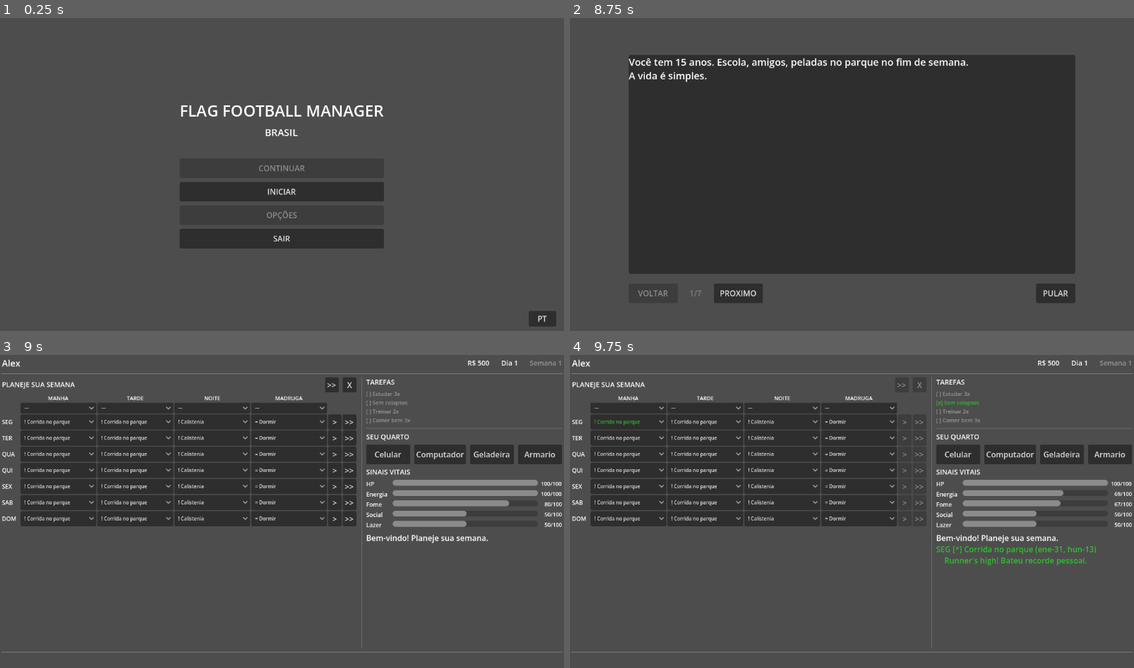
Above: before the commit, frames 1-4 (two rows, left to right).
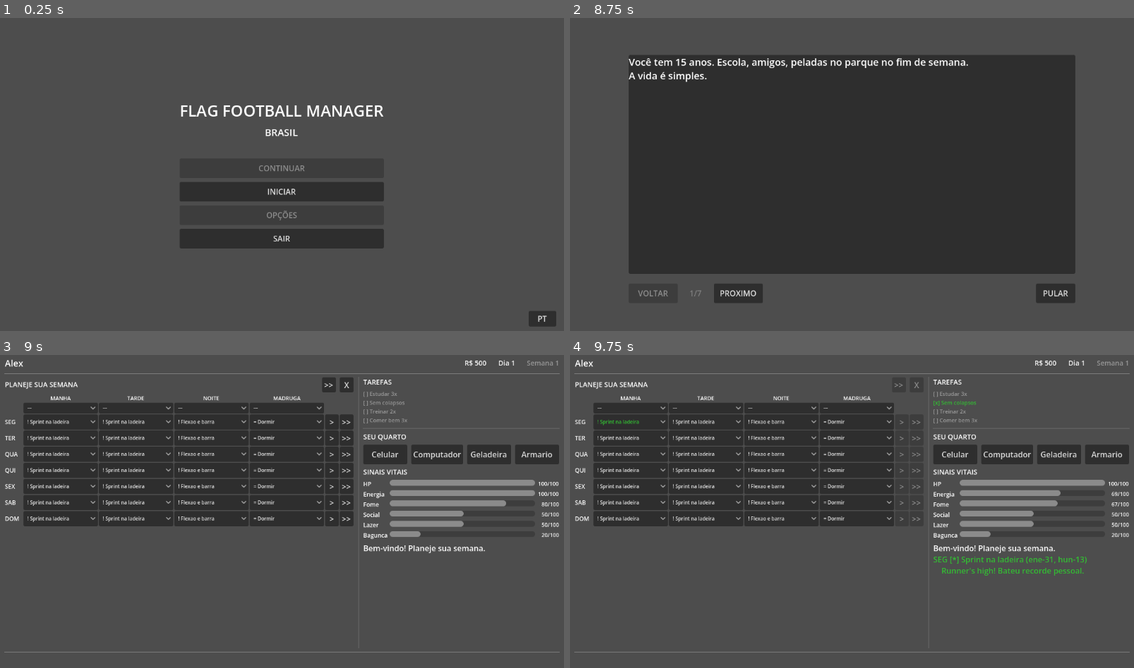
Above: after the commit, the same moments.

Repository: Slaxis/FlagFootballManager
Game: Godot game, scene res://engine/game/game.tscn
Two runs of this game, one before a commit and one after it. Both use one fixed random seed, a clock stepped at 60 frames per second and the inputs below.
Inputs (mouse positions are in pixels of both pictures, inside the frame that each line leads up to):
- Up to frame 1 (0.25 s): no input
- Up to frame 2 (8.75 s): click "INICIAR" at 0.5 s; click (852, 168) at 1.25 s; click "OK" at 2 s; click (1060, 36) at 2.77 s; type "Alex" at 2.85 s; click "JOGADOR" at 3.5 s; click "M" at 4.25 s; click "F" at 5 s; click "·" at 5.75 s; click "INICIAR" at 6.5 s; click "PROXIMO" at 7.25 s; click "VOLTAR" at 8 s
- Up to frame 3 (9 s): click "PULAR" at 8.75 s
- Up to frame 4 (9.75 s): click ">>" at 9.5 s

Frames 1-2 are identical in both runs. In frame 3, 5.3% of the frame differs, in the area x 0-100%, y 1-96%; in frame 4, 5.7%.

Commit message:
feat: rename activities, add mess vital, hunger cascade in TODO
Renames: Sprint na ladeira, Flexao e barra, Parkour, Malabarismo,
Alongamento, Assistir videos de flag, Role na praca, Preparar refeicoes,
Arrumar o quarto, Estudar.

New vital: Mess (Bagunca) — starts at 20, grows from cooking/staying up,
reduced by Clean Room and Chores. Collapse = FAXINA FORCADA (mom makes
you clean NOW, -15 energy, -10 leisure).

Removed: gym, socialize (future: phone-initiated), eat_out (future:
hunger cascade system). Added clean_room activity.

TODO: 3.5 hunger cascade, 3.6 social from phone, 3.7 fridge inventory.

Co-Authored-By: Claude Opus 4.6 (1M context) <noreply@anthropic.com>

Diff:
--- a/game/defs/activity.json
+++ b/game/defs/activity.json
@@ -10,28 +10,28 @@
   "activities": [
     {
       "id": "train_speed",
-      "name": {"pt": "Corrida no parque", "en": "Park Sprints"},
-      "desc": {"pt": "Tiros curtos no parque perto de casa", "en": "Short bursts at the park nearby"},
+      "name": {"pt": "Sprint na ladeira", "en": "Hill Sprints"},
+      "desc": {"pt": "Tiros de subida na ladeira do bairro", "en": "Uphill bursts on the neighborhood hill"},
       "category": "brutality", "attribute": "speed",
       "slots": ["morning", "afternoon"],
       "effects": {"energy": -20, "hunger": -10},
       "slot_modifiers": {"morning": 1.3, "afternoon": 1.0},
       "events": [
         {"type": "positive", "chance": 0.2, "text": {"pt": "Runner's high! Bateu recorde pessoal.", "en": "Runner's high! Beat your personal record."}, "stat_bonus": {"speed": 2, "stamina": 1}, "vital_bonus": {"energy": -5}},
-        {"type": "neutral", "chance": 0.6, "text": {"pt": "Boa corridinha. Progresso constante.", "en": "Good run. Steady progress."}, "stat_bonus": {"speed": 1}},
-        {"type": "negative", "chance": 0.2, "text": {"pt": "Escorregou no chao molhado. Ralou o joelho.", "en": "Slipped on wet ground. Scraped your knee."}, "stat_bonus": {}, "vital_bonus": {"hp": -10, "energy": -10}}
+        {"type": "neutral", "chance": 0.6, "text": {"pt": "Boa subida. Progresso constante.", "en": "Good climb. Steady progress."}, "stat_bonus": {"speed": 1}},
+        {"type": "negative", "chance": 0.2, "text": {"pt": "Escorregou na descida. Ralou o joelho.", "en": "Slipped downhill. Scraped your knee."}, "stat_bonus": {}, "vital_bonus": {"hp": -10, "energy": -10}}
       ]
     },
     {
       "id": "train_strength",
-      "name": {"pt": "Calistenia", "en": "Calisthenics"},
-      "desc": {"pt": "Flexoes, agachamentos, barra no parque", "en": "Push-ups, squats, pull-up bar at the park"},
+      "name": {"pt": "Flexao e barra", "en": "Push-ups & Pull-ups"},
+      "desc": {"pt": "Flexoes no chao, barra no parque", "en": "Push-ups on the ground, pull-up bar at the park"},
       "category": "brutality", "attribute": "strength",
       "slots": ["morning", "afternoon", "night"],
       "effects": {"energy": -18, "hunger": -12},
       "slot_modifiers": {"morning": 1.2, "afternoon": 1.0, "night": 0.8},
       "events": [
-        {"type": "positive", "chance": 0.2, "text": {"pt": "Bateu um recorde de flexoes! Ficou empolgado.", "en": "Push-up record! Feeling pumped."}, "stat_bonus": {"strength": 2, "stamina": 1}},
+        {"type": "positive", "chance": 0.2, "text": {"pt": "Bateu recorde de flexoes!", "en": "Push-up record!"}, "stat_bonus": {"strength": 2, "stamina": 1}},
         {"type": "neutral", "chance": 0.6, "text": {"pt": "Treino feito. Musculos doloridos no bom sentido.", "en": "Workout done. Good kind of sore."}, "stat_bonus": {"strength": 1}},
         {"type": "negative", "chance": 0.2, "text": {"pt": "Forcou demais. Dor nas costas.", "en": "Overdid it. Back pain."}, "stat_bonus": {}, "vital_bonus": {"hp": -5, "energy": -10}}
       ]
@@ -52,51 +52,50 @@
     },
     {
       "id": "train_agility",
-      "name": {"pt": "Drills improvisados", "en": "Improvised Drills"},
-      "desc": {"pt": "Garrafas PET como cones, zigue-zague no quintal", "en": "PET bottles as cones, zigzag in the yard"},
+      "name": {"pt": "Parkour", "en": "Parkour"},
+      "desc": {"pt": "Pular muros, escalar, saltar obstaculos do bairro", "en": "Jump walls, climb, vault obstacles around the neighborhood"},
       "category": "finesse", "attribute": "agility",
       "slots": ["morning", "afternoon"],
-      "effects": {"energy": -18, "hunger": -8},
+      "effects": {"energy": -20, "hunger": -10},
       "slot_modifiers": {"morning": 1.2, "afternoon": 1.0},
       "events": [
-        {"type": "positive", "chance": 0.2, "text": {"pt": "Na zona! Cada corte mais afiado.", "en": "In the zone! Every cut sharper."}, "stat_bonus": {"agility": 2, "balance": 1}},
-        {"type": "neutral", "chance": 0.6, "text": {"pt": "Treino feito. Boa sessao.", "en": "Drills complete. Good session."}, "stat_bonus": {"agility": 1}},
-        {"type": "negative", "chance": 0.2, "text": {"pt": "Pisou numa garrafa e torceu o pe.", "en": "Stepped on a bottle and twisted your foot."}, "stat_bonus": {}, "vital_bonus": {"hp": -8, "energy": -10}}
+        {"type": "positive", "chance": 0.2, "text": {"pt": "Flow perfeito! Cada salto mais preciso.", "en": "Perfect flow! Every jump more precise."}, "stat_bonus": {"agility": 2, "balance": 1}},
+        {"type": "neutral", "chance": 0.6, "text": {"pt": "Sessao boa. Corpo mais agil.", "en": "Good session. Body feels agile."}, "stat_bonus": {"agility": 1}},
+        {"type": "negative", "chance": 0.2, "text": {"pt": "Errou o salto. Caiu feio.", "en": "Missed the jump. Fell hard."}, "stat_bonus": {}, "vital_bonus": {"hp": -12, "energy": -10}}
       ]
     },
     {
       "id": "train_dexterity",
-      "name": {"pt": "Malabarismo de bola", "en": "Ball Juggling"},
-      "desc": {"pt": "Bolinha de tenis na parede, coordenação motora", "en": "Tennis ball against the wall, hand-eye coordination"},
+      "name": {"pt": "Malabarismo", "en": "Juggling"},
+      "desc": {"pt": "Malabarismo com bolinhas, coordenacao motora fina", "en": "Juggling balls, fine motor coordination"},
       "category": "finesse", "attribute": "dexterity",
       "slots": ["morning", "afternoon", "night"],
       "effects": {"energy": -10, "hunger": -5},
       "slot_modifiers": {"morning": 1.0, "afternoon": 1.2, "night": 0.9},
       "events": [
         {"type": "positive", "chance": 0.2, "text": {"pt": "Maos rapidas! Reflexo em dia.", "en": "Quick hands! Reflexes on point."}, "stat_bonus": {"dexterity": 2}},
-        {"type": "neutral", "chance": 0.6, "text": {"pt": "Repetiu os exercicios. Melhoria gradual.", "en": "Ran the drills. Gradual improvement."}, "stat_bonus": {"dexterity": 1}},
+        {"type": "neutral", "chance": 0.6, "text": {"pt": "Repetiu os movimentos. Melhoria gradual.", "en": "Ran the motions. Gradual improvement."}, "stat_bonus": {"dexterity": 1}},
         {"type": "negative", "chance": 0.2, "text": {"pt": "Bola na cara. Doeu o orgulho.", "en": "Ball to the face. Hurt your pride."}, "stat_bonus": {}, "vital_bonus": {"hp": -3, "social": -5}}
       ]
     },
     {
       "id": "train_balance",
-      "name": {"pt": "Alongamento / Yoga", "en": "Stretching / Yoga"},
-      "desc": {"pt": "Video de yoga no celular, alongar em casa", "en": "Follow a yoga video on your phone, stretch at home"},
+      "name": {"pt": "Alongamento", "en": "Stretching"},
+      "desc": {"pt": "Alongar em casa seguindo video no celular", "en": "Stretch at home following a video on your phone"},
       "category": "finesse", "attribute": "balance",
-      "requires_item": [],
       "slots": ["morning", "afternoon", "night"],
       "effects": {"energy": -8, "hunger": -3, "hp": 3},
       "slot_modifiers": {"morning": 1.3, "afternoon": 1.0, "night": 1.0},
       "events": [
         {"type": "positive", "chance": 0.2, "text": {"pt": "Foco profundo. Sessao meditativa.", "en": "Deep focus. Meditative session."}, "stat_bonus": {"balance": 2, "perception": 1}, "vital_bonus": {"leisure": 10}},
         {"type": "neutral", "chance": 0.6, "text": {"pt": "Bom alongamento. Corpo mais solto.", "en": "Good stretch. Body feels loose."}, "stat_bonus": {"balance": 1}},
-        {"type": "negative", "chance": 0.2, "text": {"pt": "Forcou demais o alongamento. Doeu.", "en": "Overstretched. Ouch."}, "stat_bonus": {}, "vital_bonus": {"hp": -5}}
+        {"type": "negative", "chance": 0.2, "text": {"pt": "Forcou demais. Doeu.", "en": "Overstretched. Ouch."}, "stat_bonus": {}, "vital_bonus": {"hp": -5}}
       ]
     },
     {
       "id": "train_perception",
-      "name": {"pt": "Assistir flag no YouTube", "en": "Watch Flag on YouTube"},
-      "desc": {"pt": "Estudar jogadas e formacoes online", "en": "Study plays and formations online"},
+      "name": {"pt": "Assistir videos de flag", "en": "Watch Flag Videos"},
+      "desc": {"pt": "Estudar jogadas e formacoes no YouTube", "en": "Study plays and formations on YouTube"},
       "category": "cognition", "attribute": "perception",
       "slots": ["morning", "afternoon", "night", "late_night"],
       "effects": {"energy": -8, "leisure": -3},
@@ -123,44 +122,53 @@
     },
     {
       "id": "train_charisma",
-      "name": {"pt": "Papo com a galera", "en": "Chat with People"},
-      "desc": {"pt": "Puxar assunto, conhecer gente, se enturmar", "en": "Strike up conversations, meet people, socialize"},
+      "name": {"pt": "Role na praca", "en": "Hang at the Square"},
+      "desc": {"pt": "Ir na praca do bairro, falar com os locais", "en": "Hit the neighborhood square, chat with locals"},
       "category": "cognition", "attribute": "charisma",
-      "slots": ["afternoon", "night", "late_night"],
+      "slots": ["afternoon", "night"],
       "effects": {"energy": -8, "social": 15, "hunger": -8},
-      "slot_modifiers": {"afternoon": 0.8, "night": 1.3, "late_night": 1.2},
+      "slot_modifiers": {"afternoon": 1.0, "night": 1.3},
       "events": [
         {"type": "positive", "chance": 0.2, "text": {"pt": "Conexao feita! Conheceu alguem legal.", "en": "Connection made! Met someone cool."}, "stat_bonus": {"charisma": 2}, "vital_bonus": {"social": 10}},
-        {"type": "neutral", "chance": 0.6, "text": {"pt": "Boa conversa. Expandiu o circulo.", "en": "Good chat. Expanded your circle."}, "stat_bonus": {"charisma": 1}},
-        {"type": "negative", "chance": 0.2, "text": {"pt": "Clima estranho. Ficou sem graça.", "en": "Awkward vibe. Felt out of place."}, "stat_bonus": {}, "vital_bonus": {"social": -10}}
+        {"type": "neutral", "chance": 0.6, "text": {"pt": "Boa conversa com a galera da praca.", "en": "Good chat with the square crew."}, "stat_bonus": {"charisma": 1}},
+        {"type": "negative", "chance": 0.2, "text": {"pt": "Clima estranho. Galera te ignorou.", "en": "Weird vibe. People ignored you."}, "stat_bonus": {}, "vital_bonus": {"social": -10}}
       ]
     },
     {
       "id": "study",
-      "name": {"pt": "Estudar / Licao", "en": "Homework"},
-      "desc": {"pt": "Fazer licao de casa, manter as notas em dia", "en": "Do homework, keep your grades up"},
+      "name": {"pt": "Estudar", "en": "Study"},
+      "desc": {"pt": "Licao de casa, manter as notas em dia", "en": "Homework, keep your grades up"},
       "category": "school",
       "slots": ["morning", "afternoon", "night"],
       "effects": {"energy": -10, "hunger": -5, "leisure": -5},
       "slot_modifiers": {"morning": 1.2, "afternoon": 1.0, "night": 0.8}
     },
     {
+      "id": "clean_room",
+      "name": {"pt": "Arrumar o quarto", "en": "Clean Room"},
+      "desc": {"pt": "Organizar, limpar, tirar a bagunca", "en": "Organize, clean up, reduce the mess"},
+      "category": "family",
+      "slots": ["morning", "afternoon"],
+      "effects": {"energy": -10, "hunger": -5, "mess": -30},
+      "slot_modifiers": {"morning": 1.2, "afternoon": 1.0}
+    },
+    {
       "id": "chores",
-      "name": {"pt": "Tarefas de casa", "en": "House Chores"},
-      "desc": {"pt": "Arrumar quarto, lavar louca, ajudar em casa", "en": "Clean room, wash dishes, help around the house"},
-      "category": "family",
-      "slots": ["morning", "afternoon"],
-      "effects": {"energy": -10, "hunger": -5, "social": 5},
+      "name": {"pt": "Ajudar em casa", "en": "Help Around the House"},
+      "desc": {"pt": "Lavar louca, varrer, ajudar os pais", "en": "Wash dishes, sweep, help your parents"},
+      "category": "family",
+      "slots": ["morning", "afternoon"],
+      "effects": {"energy": -10, "hunger": -5, "social": 5, "mess": -10},
       "money": 10,
       "slot_modifiers": {"morning": 1.0, "afternoon": 1.0}
     },
     {
-      "id": "eat_well",
-      "name": {"pt": "Cozinhar e comer", "en": "Cook & Eat"},
-      "desc": {"pt": "Preparar uma refeicao decente", "en": "Prepare a proper meal"},
-      "category": "family",
-      "slots": ["morning", "afternoon", "night"],
-      "effects": {"hunger": 35, "energy": -5},
+      "id": "cook",
+      "name": {"pt": "Preparar refeicoes", "en": "Prepare Meals"},
+      "desc": {"pt": "Cozinhar algo decente pra comer", "en": "Cook something decent to eat"},
+      "category": "family",
+      "slots": ["morning", "afternoon", "night"],
+      "effects": {"hunger": 35, "energy": -5, "mess": 5},
       "money": -15,
       "slot_modifiers": {"morning": 1.0, "afternoon": 1.0, "night": 1.0}
     },
@@ -190,15 +198,6 @@
       "slots": ["morning"],
       "effects": {"energy": 30, "hp": 5, "hunger": -5},
       "slot_modifiers": {"morning": 1.0}
-    },
-    {
-      "id": "socialize",
-      "name": {"pt": "Sair com amigos", "en": "Hang Out"},
-      "desc": {"pt": "Encontrar a galera, conversar, zoar", "en": "Meet the crew, talk, goof around"},
-      "category": "social",
-      "slots": ["afternoon", "night", "late_night"],
-      "effects": {"energy": -5, "social": 25, "leisure": 15, "hunger": -10},
-      "slot_modifiers": {"afternoon": 0.8, "night": 1.3, "late_night": 1.5}
     },
     {
       "id": "watch_tv",
@@ -224,7 +223,7 @@
       "desc": {"pt": "Ficar acordado de madrugada", "en": "Pull a late night"},
       "category": "social",
       "slots": ["late_night"],
-      "effects": {"energy": -20, "leisure": 15},
+      "effects": {"energy": -20, "leisure": 15, "mess": 5},
       "slot_modifiers": {"late_night": 1.0}
     },
     {
@@ -261,6 +260,13 @@
       "desc": {"pt": "O tedio venceu. Horas no celular.", "en": "Boredom won. Hours on the phone."},
       "recovery_for": "leisure", "slots": [],
       "effects": {"leisure": 20, "energy": -5}, "slot_modifiers": {}
+    },
+    {
+      "id": "_recover_mess",
+      "name": {"pt": "FAXINA FORCADA", "en": "FORCED CLEANUP"},
+      "desc": {"pt": "Sua mae mandou arrumar AGORA. Sem discussao.", "en": "Your mom made you clean up NOW. No arguments."},
+      "recovery_for": "mess", "slots": [],
+      "effects": {"mess": -40, "energy": -15, "leisure": -10}, "slot_modifiers": {}
     }
   ]
 }
--- a/game/modules/brasil_2026/ui/player_creation/player_creation.gd
+++ b/game/modules/brasil_2026/ui/player_creation/player_creation.gd
@@ -361,7 +361,7 @@
 	The.session["week"] = 1
 	The.session["day"] = 1
 	The.session["money"] = 500
-	The.session["vitals"] = {"hp": 100, "energy": 100, "hunger": 80, "social": 50, "leisure": 50}
+	The.session["vitals"] = {"hp": 100, "energy": 100, "hunger": 80, "social": 50, "leisure": 50, "mess": 20}
 	Log.log(self, "info", "Career: " + player_name + " registered as Thing '" + spec["id"] + "'")
 	var scene: PackedScene = The.ui("cutscene")
 	if scene:
--- a/game/modules/brasil_2026/ui/player_home/player_home.gd
+++ b/game/modules/brasil_2026/ui/player_home/player_home.gd
@@ -53,11 +53,12 @@
 const COLOR_QUEST_PENDING := Color(0.6, 0.6, 0.6)
 
 const VITAL_NAMES: Dictionary = {
-	"hp":      {"pt": "HP",      "en": "HP"},
-	"energy":  {"pt": "Energia", "en": "Energy"},
-	"hunger":  {"pt": "Fome",    "en": "Hunger"},
-	"social":  {"pt": "Social",  "en": "Social"},
-	"leisure": {"pt": "Lazer",   "en": "Leisure"},
+	"hp":      {"pt": "HP",       "en": "HP"},
+	"energy":  {"pt": "Energia",  "en": "Energy"},
+	"hunger":  {"pt": "Fome",     "en": "Hunger"},
+	"social":  {"pt": "Social",   "en": "Social"},
+	"leisure": {"pt": "Lazer",    "en": "Leisure"},
+	"mess":    {"pt": "Bagunca",  "en": "Mess"},
 }
 
 const COLOR_SYNERGY := Color(0.2, 0.75, 0.2)
@@ -408,7 +409,7 @@
 # --- Vitals ---
 
 func _build_vitals() -> void:
-	var vital_ids: Array[String] = ["hp", "energy", "hunger", "social", "leisure"]
+	var vital_ids: Array[String] = ["hp", "energy", "hunger", "social", "leisure", "mess"]
 	for vid: String in vital_ids:
 		var row: HBoxContainer = HBoxContainer.new()
 		row.add_theme_constant_override("separation", 4)
Not shown, changed: TODO.md
